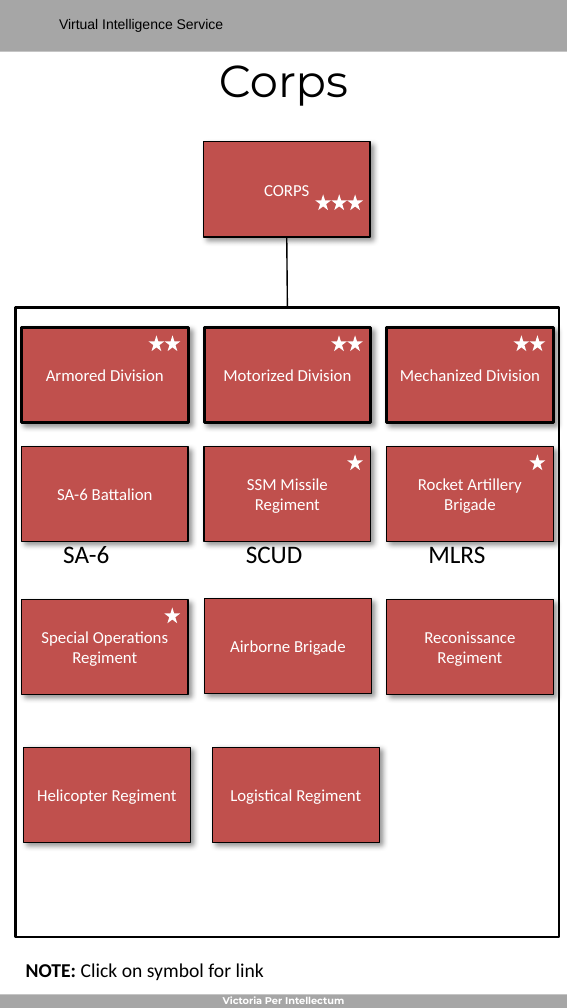
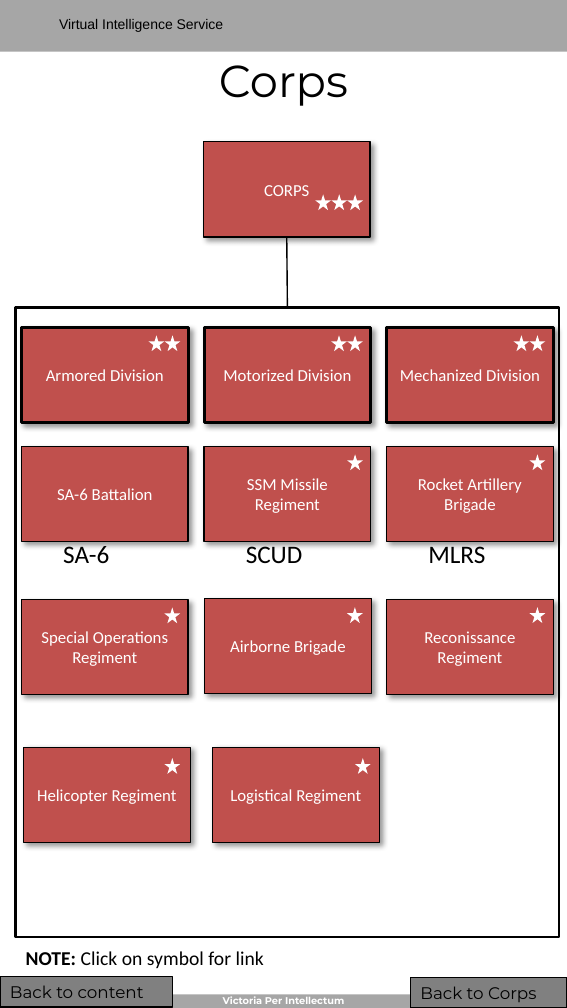
Before and after one commit to 132nd-vWing/ATRM_Brief, a slide deck: slide 14 of Files/VIS - Generic Order of Battle.pptx. Drawn at 567x1008 pixels with LibreOffice and Linux fonts; fonts in the diff are those of the drawing; background and template pictures are left out. Boxes give left, top, right and bottom in pixels: in the first picture for what was removed or moved away, otherwise in the second. Text is boxed around its words. In the diff, an @@ line names an element or a change of style, - is before the commit and + after.

```diff
--- a/Files/VIS - Generic Order of Battle.pptx
+++ b/Files/VIS - Generic Order of Battle.pptx
@@ star added at (347, 607, 363, 623), fill #FFFFFF @@
@@ star added at (530, 607, 546, 623), fill #FFFFFF @@
@@ star added at (164, 759, 181, 775), fill #FFFFFF @@
@@ star added at (355, 759, 371, 775), fill #FFFFFF @@
@@ text "NOTE: Click on symbol for ...": place and size @@
-text "NOTE: Click on symbol for ..." at (26, 963, 264, 980)
+text "NOTE: Click on symbol for ..." at (26, 951, 264, 968)
@@ rectangle added at (0, 978, 173, 1008), fill #808080, outline #000000 1 pt, 12 pt, text #000000 @@
+Back to content
@@ rectangle added at (411, 979, 567, 1008), fill #808080, outline #000000 1 pt, 12 pt, text #000000 @@
+Back to Corps
```
Also in this commit, not shown: 44 other slides changed, 7 other files.
